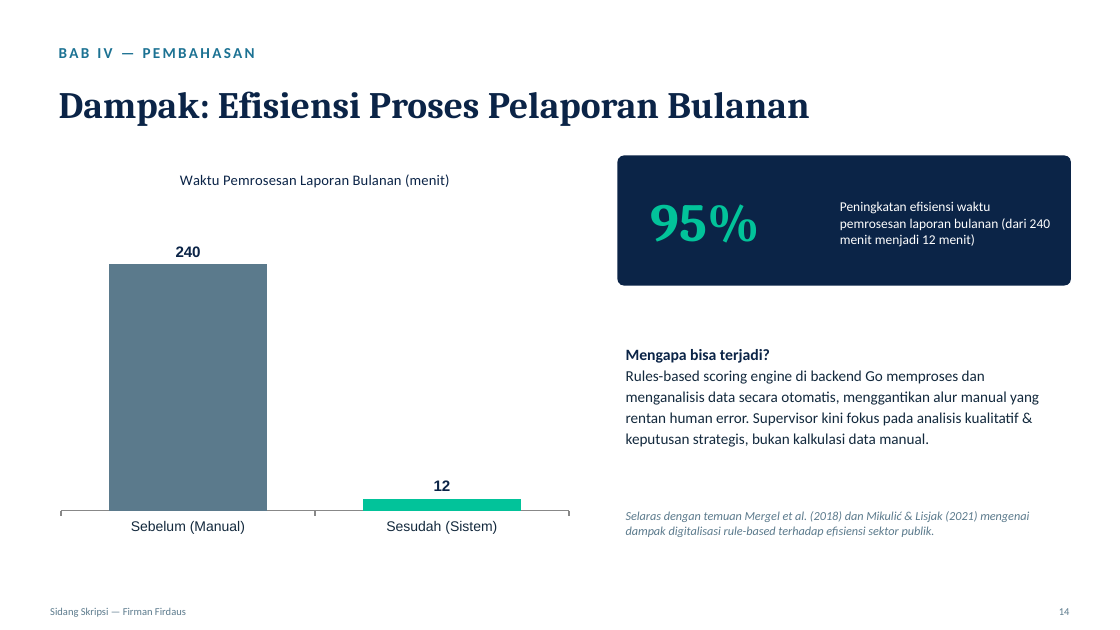
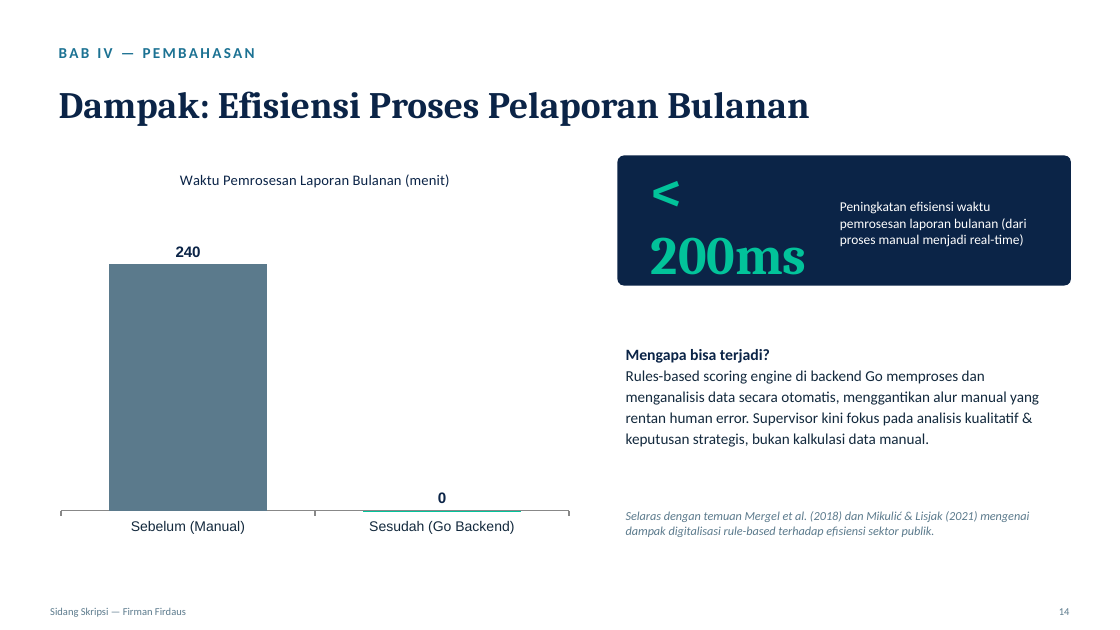
Before and after one commit to avvy-lavoienne/skripsi, a slide deck: slide 13 of Skripsi_Firman_Firdaus.pptx. Drawn at 1120x630 pixels with LibreOffice and Linux fonts; fonts in the diff are those of the drawing. Boxes give left, top, right and bottom in pixels: in the first picture for what was removed or moved away, otherwise in the second. Text is boxed around its words. In the diff, an @@ line names an element or a change of style, - is before the commit and + after.

Commit message:
fix(pptx): update presentasi sesuai skripsi terkini
- Slide 10: Gambar 4.9 → 4.8 (reindex)
- Slide 13: Hapus klaim 240→12 menit/95%, pakai < 200ms
- Slide 13: Chart data update (240 vs 0.2 detik)
- Slide 14: Kesimpulan update (< 200ms per request)

```diff
--- a/Skripsi_Firman_Firdaus.pptx
+++ b/Skripsi_Firman_Firdaus.pptx
@@ column chart at <box>50,155,580,542</box> @@
-categories: Sebelum (Manual), Sesudah (Sistem)
+categories: Sebelum (Manual), Sesudah (Go Backend)
-Series 1: 240, 12
+Series 1: 240, 0
@@ text at <box>840,201,1026,247</box>: text changed @@
-Peningkatan efisiensi waktu pemrosesan laporan bulanan (dari 240 menit menjadi 12 menit)
+Peningkatan efisiensi waktu pemrosesan laporan bulanan (dari proses manual menjadi real-time)
@@ text at <box>651,237,807,286</box>: text changed @@
-95%
+< 200ms
```
Also in this commit, not shown: 2 other slides changed.
